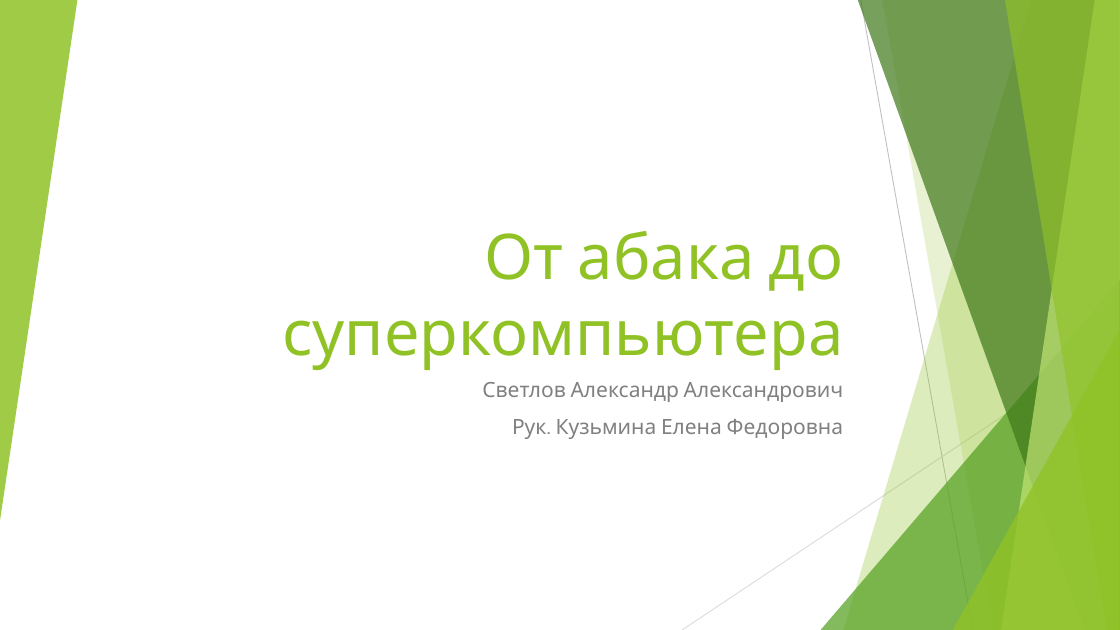
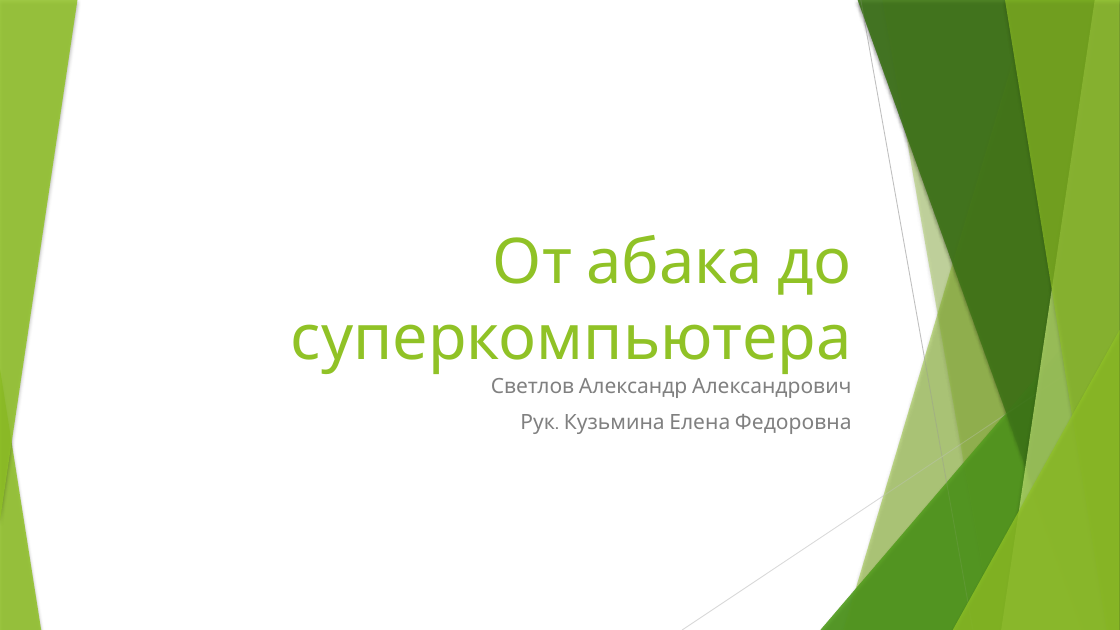
Before and after one commit to GigantPro/my-school-project, a slide deck: slide 1 of Файл.pptx. Drawn at 1120x630 pixels with LibreOffice and Linux fonts; fonts in the diff are those of the drawing. Boxes give left, top, right and bottom in pixels: in the first picture for what was removed or moved away, otherwise in the second. Text is boxed around its words. In the diff, an @@ line names an element or a change of style, - is before the commit and + after.

```diff
--- a/Файл.pptx
+++ b/Файл.pptx
@@ shadow on in 7 elements at (844, 0, 1120, 630), (821, 280, 1120, 630), (858, 0, 1120, 630), (1002, 0, 1120, 630), (1005, 0, 1120, 630), (953, 330, 1120, 630), (0, 0, 77, 521) @@
@@ freeform shape at (882, 0, 1120, 630): shadow on; outline redrawn @@
@@ title "От абака до суперкомпьютера": place and size @@
-title "От абака до суперкомпьютера" at (282, 231, 844, 370)
+title "От абака до суперкомпьютера" at (291, 235, 852, 374)
@@ group added at (821, 0, 1120, 630): 5 freeform shapes, 2 triangles @@
@@ triangle added at (0, 369, 41, 630), fill #90C226 at 85% opacity @@
@@ subtitle "Светлов Александр Александрович" rewrapped from (482, 382, 844, 439) to (491, 373, 852, 434) @@
```
Also in this commit, not shown: 12 other slides changed.
